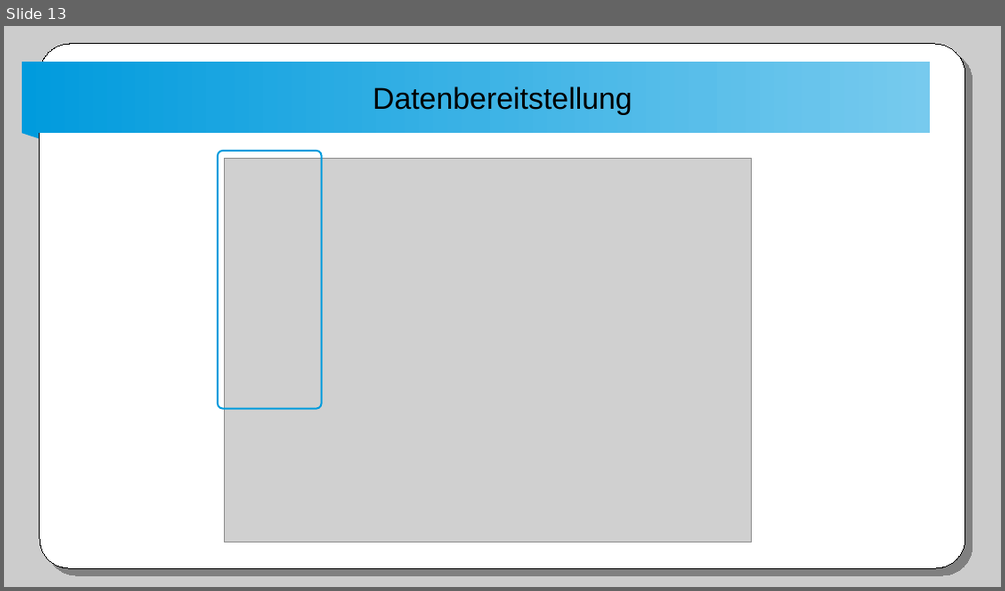
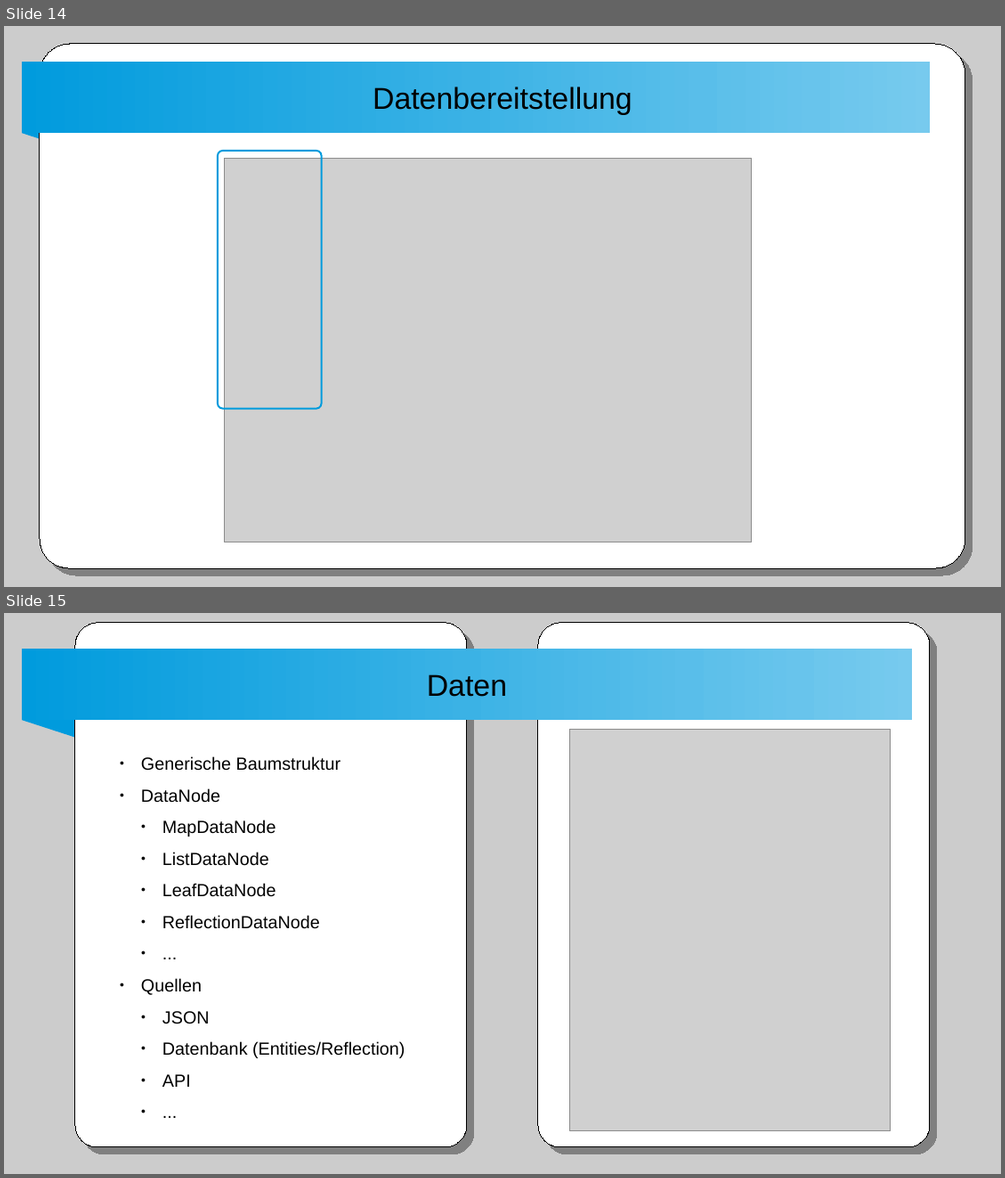
Before and after one commit to winterrifier/underdocx-examples, a slide deck: UnderdocxVortrag/presentation/initialPresentation.odp. Shown one above the other, each under a label of ours: slide 13 before the commit, slides 14 and 15 after it. The pictures are 1005x591 and 1005x1178 pixels, drawn with LibreOffice and Linux fonts; fonts in the diff are those of the drawing; grey boxes stand for pictures. Boxes give left, top, right and bottom in pixels: in the first picture for what was removed or moved away, otherwise in the second. Text is boxed around its words. In the diff, an @@ line names an element or a change of style, - is before the commit and + after.

```diff
--- a/UnderdocxVortrag/presentation/initialPresentation.odp
+++ b/UnderdocxVortrag/presentation/initialPresentation.odp
@@ slide 15 added at box(4, 613, 1001, 1174), background #FFFFFF; not listed: 2 template elements that a slide beside it also shows @@
@@ freeform shape added at box(75, 623, 467, 1148), fill #FFFFFF, outline #000000 0 pt @@
@@ freeform shape added at box(539, 623, 930, 1148), fill #FFFFFF, outline #000000 0 pt @@
@@ rectangle added at box(22, 649, 912, 720), fill gradient #009BDD to #029CDD to #049CDE to #069DDE to #089EDE to #099FDE @@
@@ title added at box(427, 674, 507, 697), 24 pt, text #000000 @@
+Daten
@@ picture added at box(570, 729, 890, 1130) @@
@@ text added at box(141, 756, 404, 1086), 14 pt, text #000000 @@
+● Generische Baumstruktur
+● DataNode
+  ● MapDataNode
+  ● ListDataNode
+  ● LeafDataNode
+  ● ReflectionDataNode
+  ● ...
+● Quellen
+  ● JSON
+  ● Datenbank (Entities/Reflection)
+  ● API
+  ● ...
@@ what was slide 13 is now slide 14 @@
```
Also in this commit, not shown: 2 slides changed, 3 other slides added.
